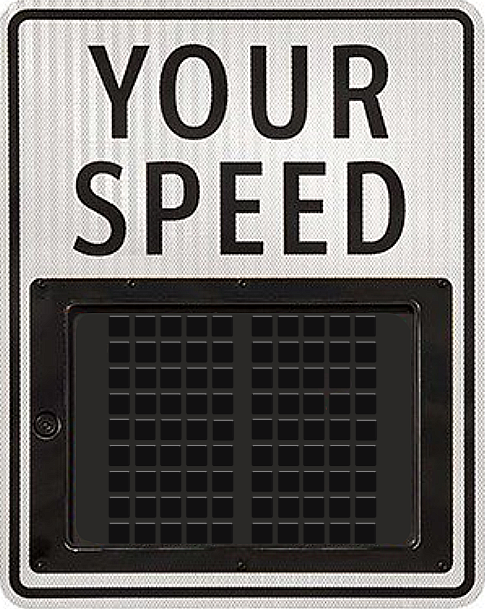
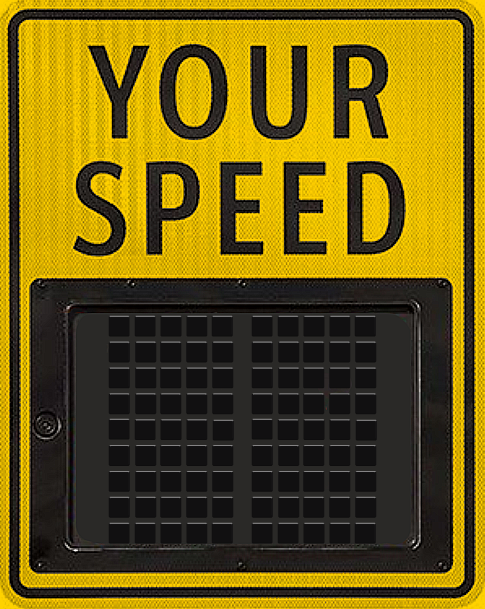
Before/after of a (485, 609) layered artwork. What changed in the layer stack:
added group "recolor" with 1 layers above "87" over [left=0, top=0, right=485, bottom=609]
added layer "Yellow" (multiply) in group "recolor" over [left=0, top=0, right=485, bottom=609]
